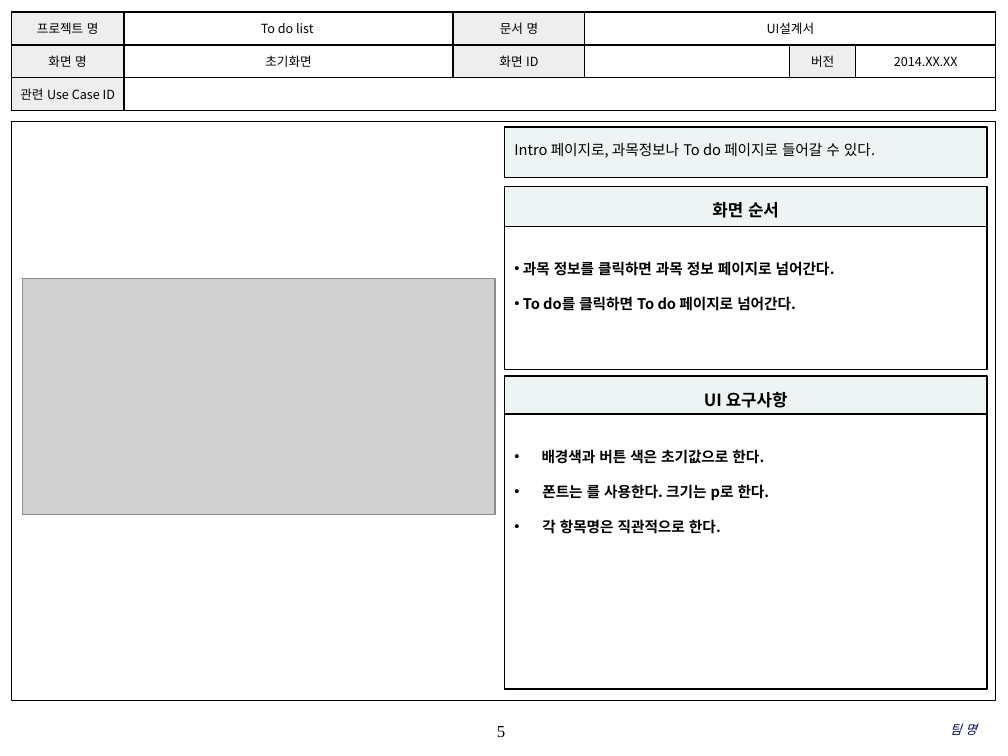
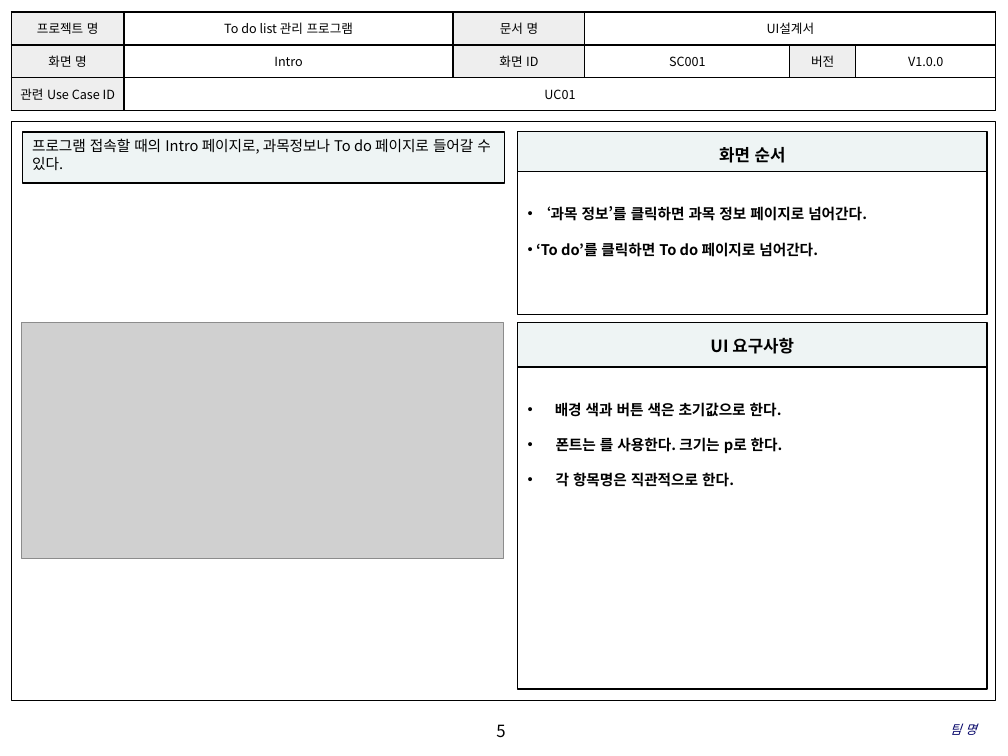
Before and after one commit to SE-admin/7, a slide deck: slide 5 of doc/3_ 설계서/UI Design Template.pptx. Drawn at 1008x756 pixels with LibreOffice and Linux fonts; fonts in the diff are those of the drawing; grey boxes stand for pictures; background and template pictures are left out. Boxes give left, top, right and bottom in pixels: in the first picture for what was removed or moved away, otherwise in the second. Text is boxed around its words. In the diff, an @@ line names an element or a change of style, - is before the commit and + after.

Commit message:
UI Design Template|doc|UI디자인오타수정

```diff
--- a/doc/3_ 설계서/UI Design Template.pptx
+++ b/doc/3_ 설계서/UI Design Template.pptx
@@ table at (11,12,995,111) @@
-row 1, column 2: To do list
+row 1, column 2: To do list 관리 프로그램
-row 2: 화면 명 | 초기화면 | 화면 ID |  | 버전 | 2014.XX.XX
+row 2: 화면 명 | Intro | 화면 ID | SC001 | 버전 | V1.0.0
-row 3, column 2: 
+row 3, column 2: UC01
@@ rectangle added at (22,132,505,183), fill #EEF4F4, outline #000000 1 pt @@
@@ text added at (32,138,491,170), 10.5 pt, text #000000 @@
+프로그램 접속할 때의 Intro 페이지로, 과목정보나 To do 페이지로 들어갈 수 있다.
@@ rectangle removed at (505,127,988,178) @@
-Intro 페이지로, 과목정보나 To do 페이지로 들어갈 수 있다.
@@ rectangle "화면 순서": place and size @@
-rectangle "화면 순서" at (505,186,988,227)
+rectangle "화면 순서" at (518,131,987,171)
@@ rectangle "‘과목 정보’를 클릭하면 과목 정보 ...": place and size @@
-rectangle "‘과목 정보’를 클릭하면 과목 정보 ..." at (505,227,988,370)
+rectangle "‘과목 정보’를 클릭하면 과목 정보 ..." at (518,171,987,314)
@@ text in rectangle at (536,206,867,257): text changed @@
-• 과목 정보를 클릭하면 과목 정보 페이지로 넘어간다.
-• To do를 클릭하면 To do 페이지로 넘어간다.
+• ‘과목 정보’를 클릭하면 과목 정보 페이지로 넘어간다.
+• ‘To do’를 클릭하면 To do 페이지로 넘어간다.
@@ picture: place and size @@
-picture at (23,278,495,514)
+picture at (22,323,504,558)
@@ rectangle "UI 요구사항": place and size @@
-rectangle "UI 요구사항" at (505,376,988,414)
+rectangle "UI 요구사항" at (518,323,987,367)
@@ rectangle "배경 색과 버튼 색은 초기값으로 ...": place and size @@
-rectangle "배경 색과 버튼 색은 초기값으로 ..." at (505,414,988,689)
+rectangle "배경 색과 버튼 색은 초기값으로 ..." at (518,367,987,689)
@@ text in rectangle at (555,402,782,417): spaces changed @@
-• 배경색과 버튼 색은 초기값으로 한다.
+• 배경 색과 버튼 색은 초기값으로 한다.
@@ page number at (496,724,505,738): font Times New Roman to Noto Sans CJK KR @@
```
Also in this commit, not shown: 17 other slides changed.
